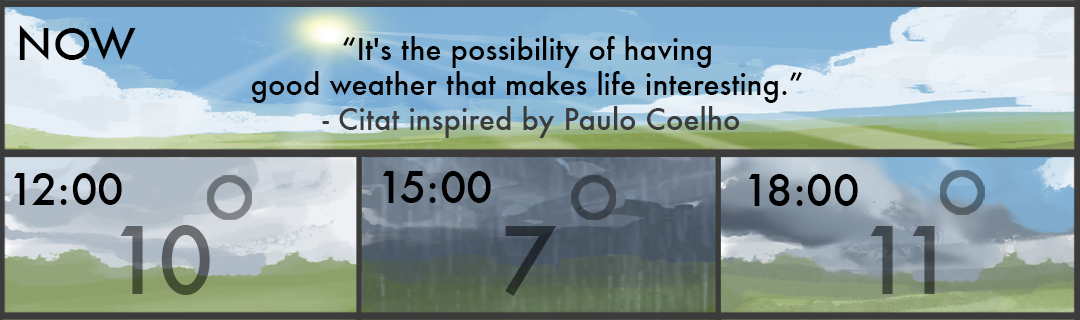
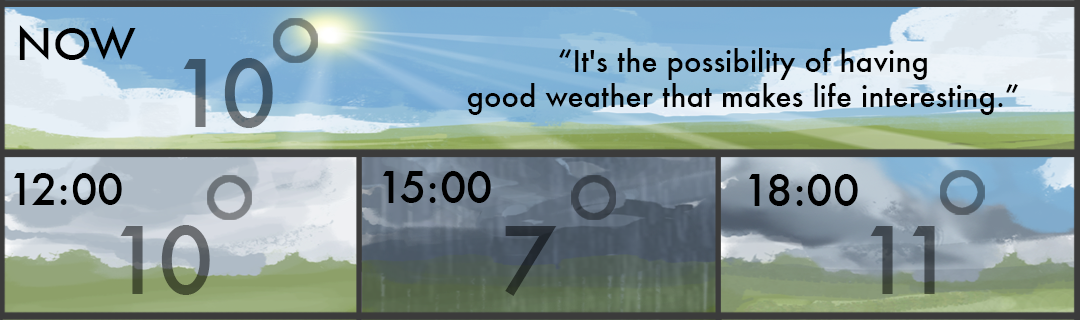
Comparing the layer stacks of the two 1080 × 320 images. Changes:
moved "“It's the possibility of having good weather that makes life i" above "Layer 7", painted on it over [251,36,1018,138]
added layer "Layer 7" in group "Weather" over [273,18,318,63]
added layer "10" in group "Weather" over [183,58,273,128]
